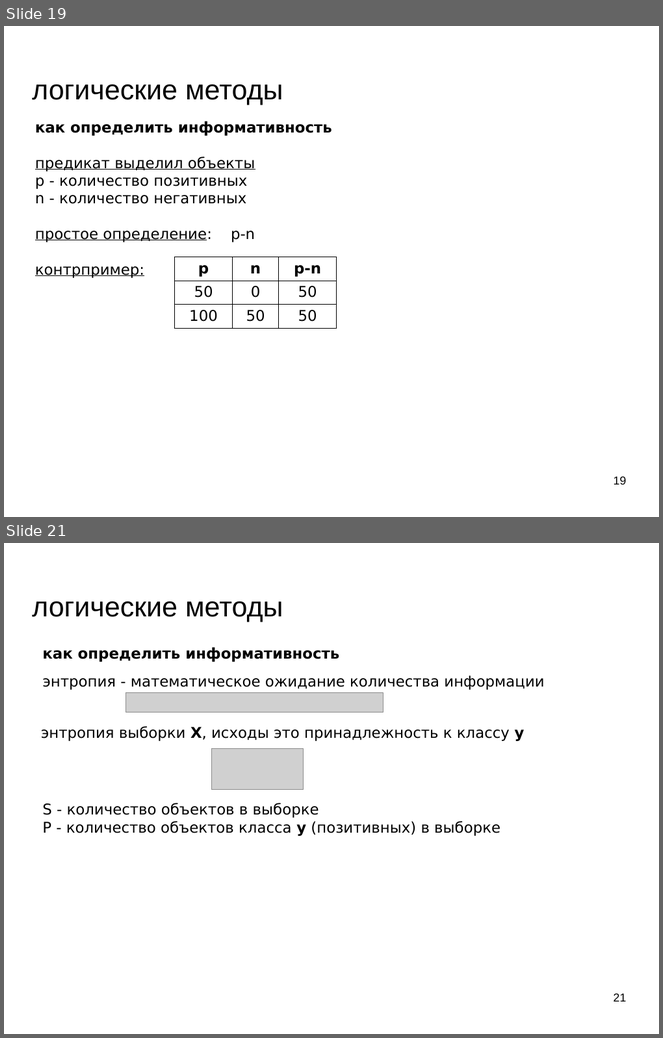
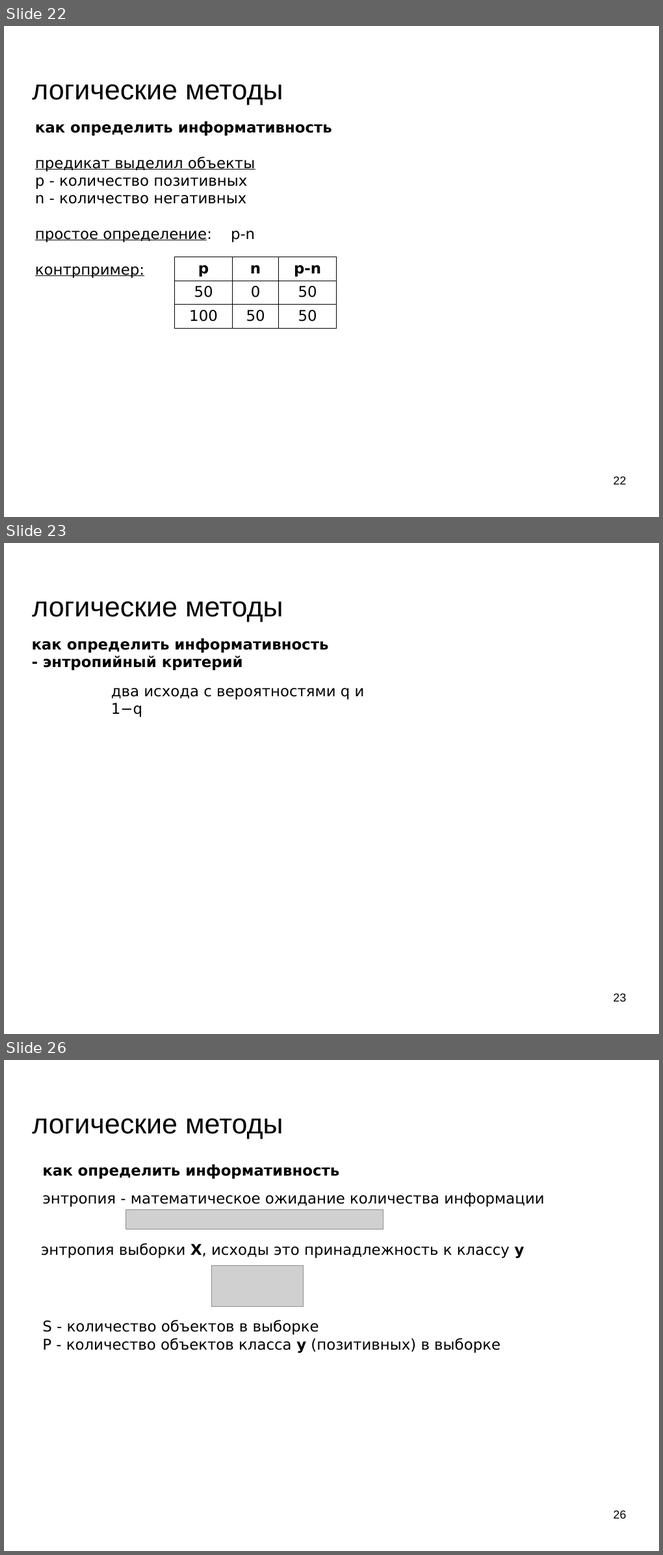
Before and after one commit to mechanoid5/ml_lectorium_legacy, a slide deck: 08-logical.odp. Shown one above the other, each under a label of ours: slides 19 and 21 before the commit, slides 22, 23 and 26 after it; the slides between them are not shown. The pictures are 663x1038 and 663x1555 pixels, drawn with LibreOffice and Linux fonts; fonts in the diff are those of the drawing; grey boxes stand for pictures; background and template pictures are left out. Boxes give left, top, right and bottom in pixels: in the first picture for what was removed or moved away, otherwise in the second. Text is boxed around its words. In the diff, an @@ line names an element or a change of style, - is before the commit and + after.

```diff
--- a/08-logical.odp
+++ b/08-logical.odp
@@ slide 23 added at [4,543,659,1034], background picture (left out) @@
@@ title added at [32,601,283,622], 33.9 pt, text #000000 @@
+логические методы
@@ text added at [32,638,328,670], 18 pt, text #000000, bold @@
+как определить информативность
+- энтропийный критерий
@@ text added at [111,688,365,717], 18 pt, text #000000 @@
+два исхода с вероятностями q и 1−q
@@ page number added at [614,993,627,1002], 14 pt, text #000000 @@
+23
@@ what was slide 19 is now slide 22 @@
@@ page number at [614,476,627,485]: text changed @@
-19
+22
@@ what was slide 21 is now slide 26 @@
@@ page number at [614,1510,627,1519]: text changed @@
-21
+26
```
Also in this commit, not shown: 8 slides changed, 14 other slides added, 1 slide removed.
